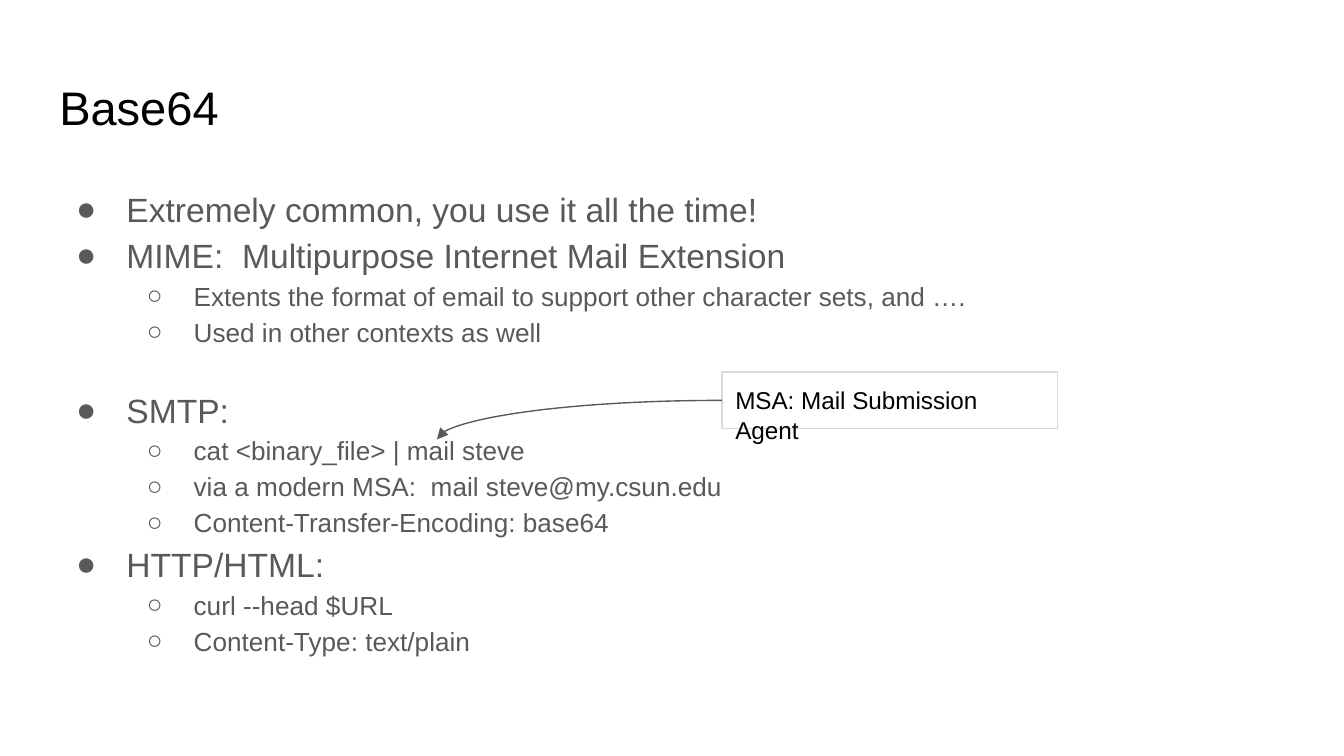
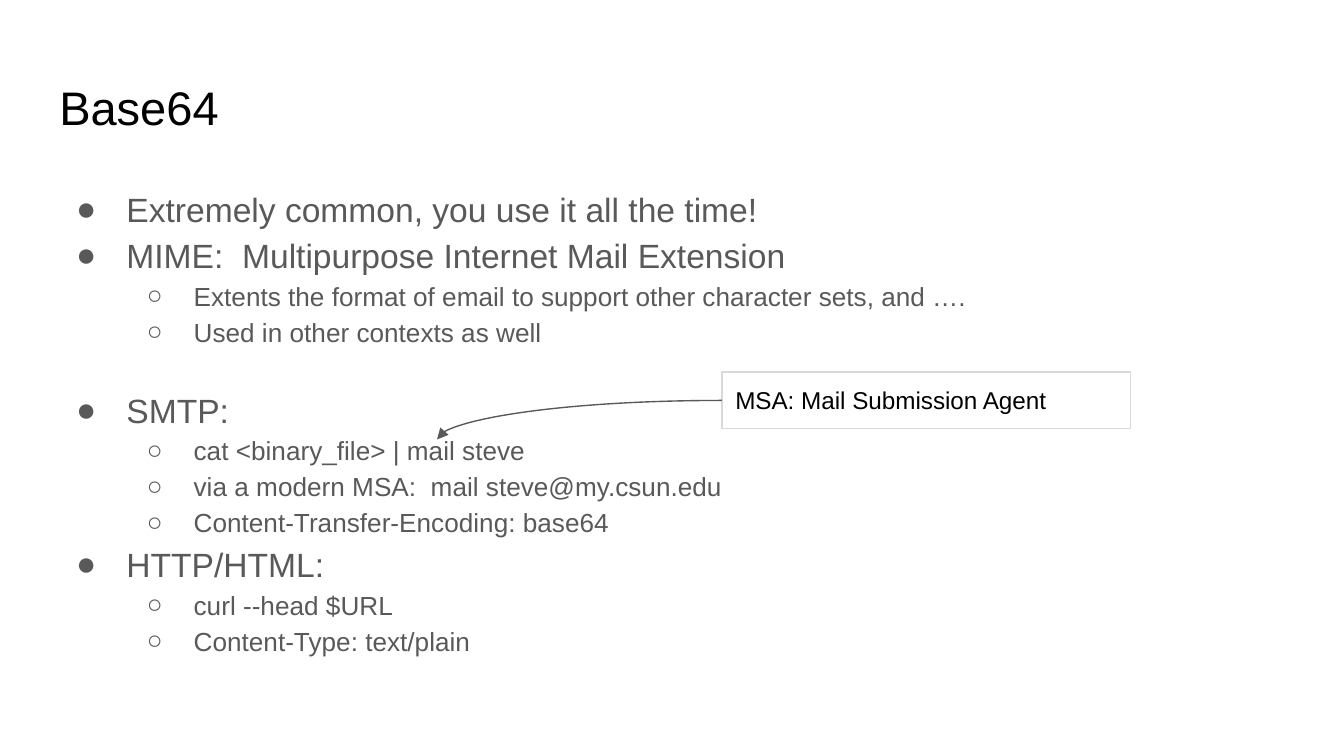
Before and after one commit to sgarcia0206/comp122-f23, a slide deck: slide 1 of format-encodings/slide_presentations/.hidden/base64-encoding.pptx. Drawn at 1344x756 pixels with LibreOffice and Linux fonts; fonts in the diff are those of the drawing. Boxes give left, top, right and bottom in pixels: in the first picture for what was removed or moved away, otherwise in the second. Text is boxed around its words. In the diff, an @@ line names an element or a change of style, - is before the commit and + after.

```diff
--- a/format-encodings/slide_presentations/.hidden/base64-encoding.pptx
+++ b/format-encodings/slide_presentations/.hidden/base64-encoding.pptx
@@ rectangle "MSA: Mail Submission Agent": place and size @@
-rectangle "MSA: Mail Submission Agent" at [722,372,1058,429]
+rectangle "MSA: Mail Submission Agent" at [722,372,1130,429]
```
Also in this commit, not shown: 1 other file.
